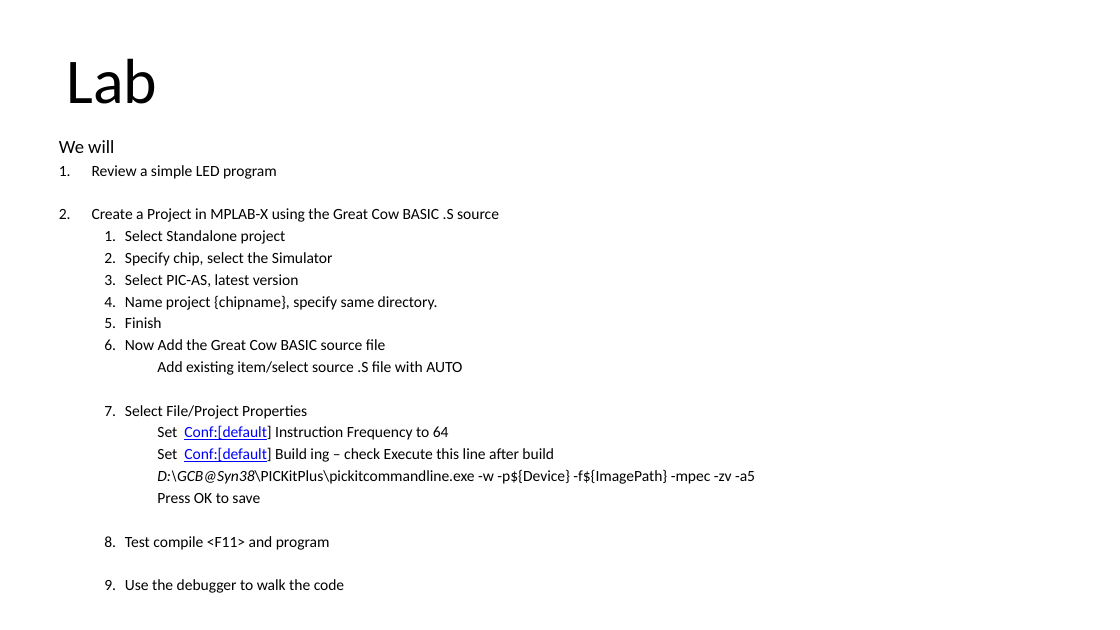
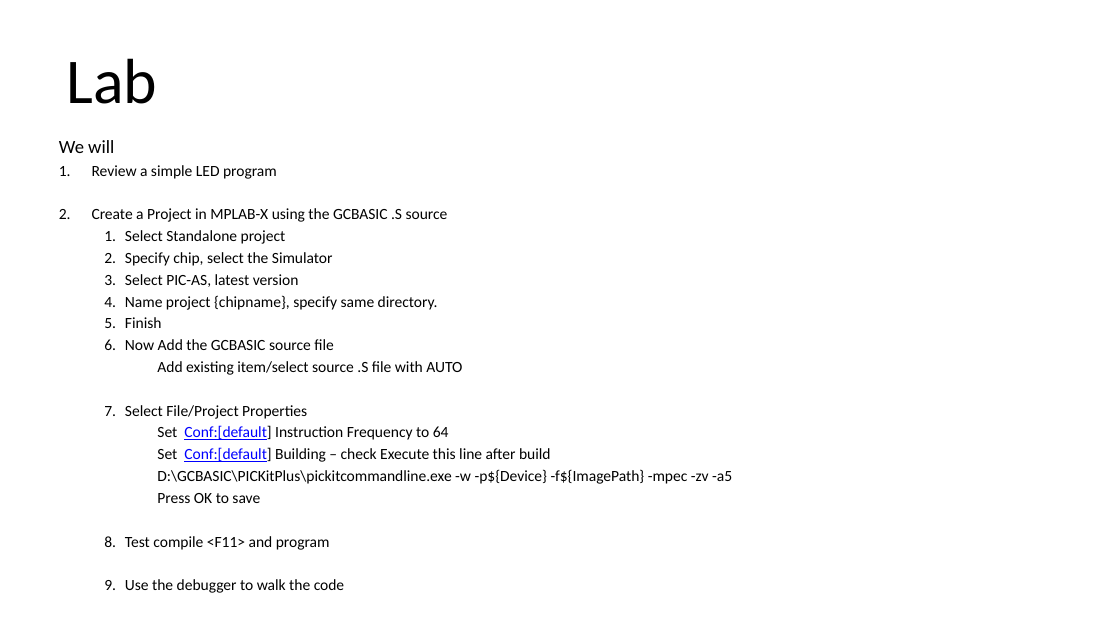
Before and after one commit to GreatCowBASIC/Demonstration_Sources, a slide deck: slide 9 of Vendor_Boards/Great_Cow_Basic_Demo_Board/18Fx6q20_ChipRange_Demonstrations/tutorials/Great Cow BASIC_Part18.pptx. Drawn at 1120x630 pixels with LibreOffice and Linux fonts; fonts in the diff are those of the drawing. Boxes give left, top, right and bottom in pixels: in the first picture for what was removed or moved away, otherwise in the second. Text is boxed around its words. In the diff, an @@ line names an element or a change of style, - is before the commit and + after.

```diff
--- a/Vendor_Boards/Great_Cow_Basic_Demo_Board/18Fx6q20_ChipRange_Demonstrations/tutorials/Great Cow BASIC_Part18.pptx
+++ b/Vendor_Boards/Great_Cow_Basic_Demo_Board/18Fx6q20_ChipRange_Demonstrations/tutorials/Great Cow BASIC_Part18.pptx
@@ text at (92,208,448,222): text changed @@
-2. Create a Project in MPLAB-X using the Great Cow BASIC .S source
+2. Create a Project in MPLAB-X using the GCBASIC .S source
@@ text at (125,339,333,350): text changed @@
-  6. Now Add the Great Cow BASIC source file
+  6. Now Add the GCBASIC source file
@@ text at (157,447,732,484): text changed @@
-    Set Conf:[default] Build ing – check Execute this line after build
-      D:\GCB@Syn38\PICKitPlus\pickitcommandline.exe -w -p${Device} -f${ImagePath} -mpec -zv -a5
+    Set Conf:[default] Building – check Execute this line after build
+      D:\GCBASIC\PICKitPlus\pickitcommandline.exe -w -p${Device} -f${ImagePath} -mpec -zv -a5
```
Also in this commit, not shown: 9 other slides changed, 57 other files.
